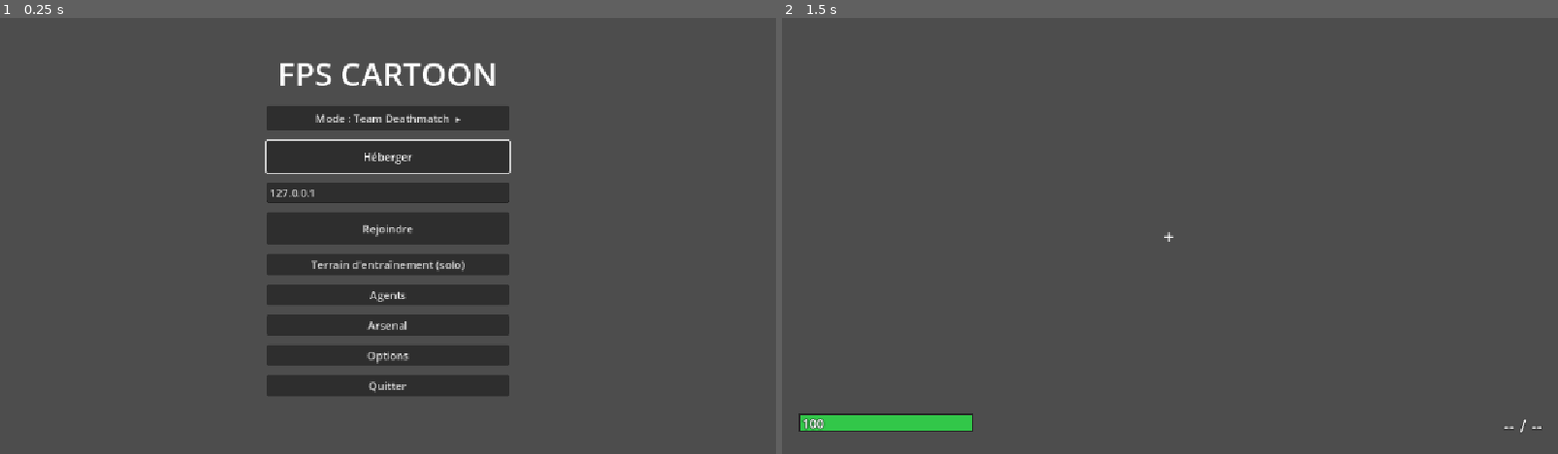
Above: before the commit, frames 1-2 (left to right).
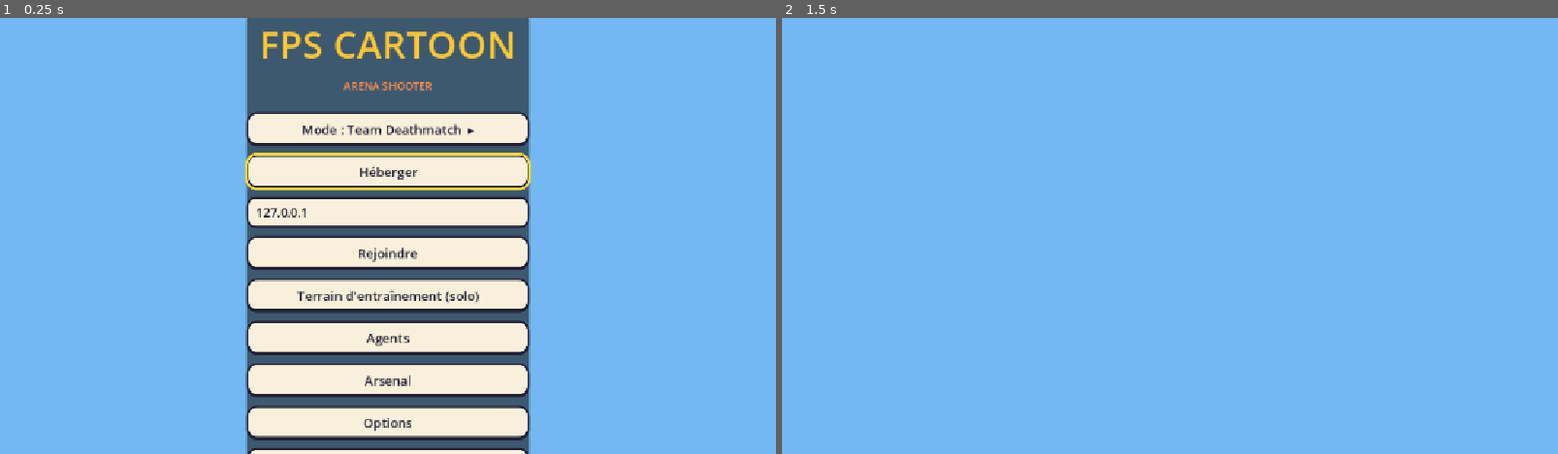
Above: after the commit, the same moments.

Repository: jules-crevoisier/fps
Game: Godot game, scene res://scenes/ui/main_menu.tscn
Same seed, same stepped clock (60 frames per second), same inputs: the game is played once before the commit and once after it.
Inputs (mouse positions are in pixels of both pictures, inside the frame that each line leads up to):
- Up to frame 1 (0.25 s): no input
- Up to frame 2 (1.5 s): click "Terrain d'entraînement (solo)" at 0.5 s; tap Enter at 1.25 s; move the mouse to (1340, 214) at 1.27 s; hold D (move_right) from 1.28 s (still down); tap C (ability_c) at 1.35 s; click (1340, 214) at 1.42 s

The runs differ from the first frame. In frame 1, 98% of the frame differs, in the area x 0-100%, y 0-100%; in frame 2, 100%.
Error after the commit: Trying to assign value of type 'Control' to a variable of type 'Label'. (res://scripts/ui/GameHUD.gd:39)

Commit message:
DA cartoon: theme UI BD + rendu toon (cel-shading + contours) + ciel/ambiance vifs

Diff:
--- a/project.godot
+++ b/project.godot
@@ -24,6 +24,10 @@
 window/stretch/mode="canvas_items"
 window/stretch/aspect="expand"
 
+[gui]
+
+theme/custom="res://resources/ui/ui_theme.tres"
+
 [input]
 
 ui_accept={
@@ -220,3 +224,4 @@
 [rendering]
 
 rendering_device/driver.windows="d3d12"
+environment/defaults/default_clear_color=Color(0.45, 0.72, 0.95, 1)
--- /dev/null
+++ b/resources/ui/ui_theme.tres
@@ -0,0 +1,158 @@
+[gd_resource type="Theme" load_steps=10 format=3]
+
+[sub_resource type="StyleBoxFlat" id="BtnNormal"]
+content_margin_left = 22.0
+content_margin_top = 12.0
+content_margin_right = 22.0
+content_margin_bottom = 12.0
+bg_color = Color(0.97, 0.94, 0.86, 1)
+border_width_left = 3
+border_width_top = 3
+border_width_right = 3
+border_width_bottom = 5
+border_color = Color(0.13, 0.12, 0.2, 1)
+corner_radius_top_left = 14
+corner_radius_top_right = 14
+corner_radius_bottom_right = 14
+corner_radius_bottom_left = 14
+
+[sub_resource type="StyleBoxFlat" id="BtnHover"]
+content_margin_left = 22.0
+content_margin_top = 12.0
+content_margin_right = 22.0
+content_margin_bottom = 12.0
+bg_color = Color(1.0, 0.62, 0.24, 1)
+border_width_left = 3
+border_width_top = 3
+border_width_right = 3
+border_width_bottom = 5
+border_color = Color(0.13, 0.12, 0.2, 1)
+corner_radius_top_left = 14
+corner_radius_top_right = 14
+corner_radius_bottom_right = 14
+corner_radius_bottom_left = 14
+
+[sub_resource type="StyleBoxFlat" id="BtnPressed"]
+content_margin_left = 22.0
+content_margin_top = 14.0
+content_margin_right = 22.0
+content_margin_bottom = 10.0
+bg_color = Color(0.91, 0.48, 0.16, 1)
+border_width_left = 3
+border_width_top = 5
+border_width_right = 3
+border_width_bottom = 3
+border_color = Color(0.13, 0.12, 0.2, 1)
+corner_radius_top_left = 14
+corner_radius_top_right = 14
+corner_radius_bottom_right = 14
+corner_radius_bottom_left = 14
+
+[sub_resource type="StyleBoxFlat" id="BtnDisabled"]
+content_margin_left = 22.0
+content_margin_top = 12.0
+content_margin_right = 22.0
+content_margin_bottom = 12.0
+bg_color = Color(0.6, 0.6, 0.64, 1)
+border_width_left = 3
+border_width_top = 3
+border_width_right = 3
+border_width_bottom = 5
+border_color = Color(0.25, 0.25, 0.3, 1)
+corner_radius_top_left = 14
+corner_radius_top_right = 14
+corner_radius_bottom_right = 14
+corner_radius_bottom_left = 14
+
+[sub_resource type="StyleBoxFlat" id="BtnFocus"]
+bg_color = Color(0, 0, 0, 0)
+border_width_left = 4
+border_width_top = 4
+border_width_right = 4
+border_width_bottom = 4
+border_color = Color(1.0, 0.85, 0.2, 1)
+corner_radius_top_left = 16
+corner_radius_top_right = 16
+corner_radius_bottom_right = 16
+corner_radius_bottom_left = 16
+expand_margin_left = 2.0
+expand_margin_top = 2.0
+expand_margin_right = 2.0
+expand_margin_bottom = 2.0
+
+[sub_resource type="StyleBoxFlat" id="Panel"]
+content_margin_left = 22.0
+content_margin_top = 22.0
+content_margin_right = 22.0
+content_margin_bottom = 22.0
+bg_color = Color(0.16, 0.18, 0.32, 0.98)
+border_width_left = 4
+border_width_top = 4
+border_width_right = 4
+border_width_bottom = 6
+border_color = Color(0.1, 0.1, 0.18, 1)
+corner_radius_top_left = 20
+corner_radius_top_right = 20
+corner_radius_bottom_right = 20
+corner_radius_bottom_left = 20
+
+[sub_resource type="StyleBoxFlat" id="LineNormal"]
+content_margin_left = 14.0
+content_margin_top = 10.0
+content_margin_right = 14.0
+content_margin_bottom = 10.0
+bg_color = Color(0.97, 0.94, 0.86, 1)
+border_width_left = 3
+border_width_top = 3
+border_width_right = 3
+border_width_bottom = 3
+border_color = Color(0.13, 0.12, 0.2, 1)
+corner_radius_top_left = 12
+corner_radius_top_right = 12
+corner_radius_bottom_right = 12
+corner_radius_bottom_left = 12
+
+[sub_resource type="StyleBoxFlat" id="LineFocus"]
+content_margin_left = 14.0
+content_margin_top = 10.0
+content_margin_right = 14.0
+content_margin_bottom = 10.0
+bg_color = Color(1, 1, 0.95, 1)
+border_width_left = 3
+border_width_top = 3
+border_width_right = 3
+border_width_bottom = 3
+border_color = Color(1.0, 0.62, 0.24, 1)
+corner_radius_top_left = 12
+corner_radius_top_right = 12
+corner_radius_bottom_right = 12
+corner_radius_bottom_left = 12
+
+[sub_resource type="StyleBoxFlat" id="SliderTrack"]
+bg_color = Color(0.1, 0.1, 0.18, 1)
+corner_radius_top_left = 5
+corner_radius_top_right = 5
+corner_radius_bottom_right = 5
+corner_radius_bottom_left = 5
+
+[resource]
+default_font_size = 18
+Button/colors/font_color = Color(0.13, 0.12, 0.2, 1)
+Button/colors/font_hover_color = Color(1, 1, 1, 1)
+Button/colors/font_pressed_color = Color(1, 1, 1, 1)
+Button/colors/font_disabled_color = Color(0.35, 0.35, 0.4, 1)
+Button/colors/font_focus_color = Color(0.13, 0.12, 0.2, 1)
+Button/font_sizes/font_size = 19
+Button/styles/normal = SubResource("BtnNormal")
+Button/styles/hover = SubResource("BtnHover")
+Button/styles/pressed = SubResource("BtnPressed")
+Button/styles/disabled = SubResource("BtnDisabled")
+Button/styles/focus = SubResource("BtnFocus")
+CheckButton/colors/font_color = Color(0.95, 0.95, 0.98, 1)
+CheckButton/font_sizes/font_size = 18
+LineEdit/colors/font_color = Color(0.13, 0.12, 0.2, 1)
+LineEdit/colors/font_placeholder_color = Color(0.45, 0.45, 0.5, 1)
+LineEdit/colors/caret_color = Color(1.0, 0.55, 0.2, 1)
+LineEdit/font_sizes/font_size = 18
+LineEdit/styles/normal = SubResource("LineNormal")
+Line
--- a/scenes/levels/arena_1v1.tscn
+++ b/scenes/levels/arena_1v1.tscn
@@ -8,9 +8,9 @@
 [ext_resource type="Script" path="res://scripts/ui/BuyMenu.gd" id="6_buy"]
 
 [sub_resource type="ProceduralSkyMaterial" id="Sky_1"]
-sky_top_color = Color(0.35, 0.45, 0.6, 1)
-sky_horizon_color = Color(0.7, 0.75, 0.8, 1)
-ground_horizon_color = Color(0.7, 0.75, 0.8, 1)
+sky_top_color = Color(0.25, 0.58, 0.98, 1)
+sky_horizon_color = Color(0.78, 0.91, 1.0, 1)
+ground_horizon_color = Color(0.78, 0.91, 1.0, 1)
 
 [sub_resource type="Sky" id="Sky_2"]
 sky_material = SubResource("Sky_1")
@@ -19,8 +19,8 @@
 background_mode = 2
 sky = SubResource("Sky_2")
 ambient_light_source = 3
-ambient_light_color = Color(0.7, 0.74, 0.8, 1)
-ambient_light_energy = 0.4
+ambient_light_color = Color(0.82, 0.86, 0.95, 1)
+ambient_light_energy = 0.6
 tonemap_mode = 2
 
 [node name="Arena1v1" type="Node3D"]
--- a/scenes/levels/comp_map.tscn
+++ b/scenes/levels/comp_map.tscn
@@ -21,9 +21,9 @@
 emission = Color(0.5, 0.4, 0.1, 1)
 
 [sub_resource type="ProceduralSkyMaterial" id="Sky_1"]
-sky_top_color = Color(0.32, 0.42, 0.58, 1)
-sky_horizon_color = Color(0.72, 0.76, 0.82, 1)
-ground_horizon_color = Color(0.72, 0.76, 0.82, 1)
+sky_top_color = Color(0.25, 0.58, 0.98, 1)
+sky_horizon_color = Color(0.78, 0.91, 1.0, 1)
+ground_horizon_color = Color(0.78, 0.91, 1.0, 1)
 
 [sub_resource type="Sky" id="Sky_2"]
 sky_material = SubResource("Sky_1")
@@ -32,8 +32,8 @@
 background_mode = 2
 sky = SubResource("Sky_2")
 ambient_light_source = 3
-ambient_light_color = Color(0.7, 0.74, 0.8, 1)
-ambient_light_energy = 0.4
+ambient_light_color = Color(0.82, 0.86, 0.95, 1)
+ambient_light_energy = 0.6
 tonemap_mode = 2
 
 [node name="CompMap" type="Node3D"]
--- a/scenes/levels/tdm_map.tscn
+++ b/scenes/levels/tdm_map.tscn
@@ -9,9 +9,9 @@
 [ext_resource type="Script" path="res://scripts/modes/TDMMode.gd" id="7_tdm"]
 
 [sub_resource type="ProceduralSkyMaterial" id="Sky_1"]
-sky_top_color = Color(0.3, 0.36, 0.5, 1)
-sky_horizon_color = Color(0.7, 0.74, 0.8, 1)
-ground_horizon_color = Color(0.7, 0.74, 0.8, 1)
+sky_top_color = Color(0.25, 0.58, 0.98, 1)
+sky_horizon_color = Color(0.78, 0.91, 1.0, 1)
+ground_horizon_color = Color(0.78, 0.91, 1.0, 1)
 
 [sub_resource type="Sky" id="Sky_2"]
 sky_material = SubResource("Sky_1")
@@ -20,8 +20,8 @@
 background_mode = 2
 sky = SubResource("Sky_2")
 ambient_light_source = 3
-ambient_light_color = Color(0.7, 0.74, 0.8, 1)
-ambient_light_energy = 0.4
+ambient_light_color = Color(0.82, 0.86, 0.95, 1)
+ambient_light_energy = 0.6
 tonemap_mode = 2
 
 [node name="TdmMap" type="Node3D"]
--- a/scenes/levels/test_arena.tscn
+++ b/scenes/levels/test_arena.tscn
@@ -10,10 +10,10 @@
 [ext_resource type="Script" path="res://scripts/world/TrainingDummy.gd" id="8_dummy"]
 
 [sub_resource type="ProceduralSkyMaterial" id="Sky_1"]
-sky_top_color = Color(0.38, 0.6, 0.86, 1)
-sky_horizon_color = Color(0.78, 0.86, 0.93, 1)
-ground_horizon_color = Color(0.78, 0.86, 0.93, 1)
-ground_bottom_color = Color(0.62, 0.66, 0.7, 1)
+sky_top_color = Color(0.25, 0.58, 0.98, 1)
+sky_horizon_color = Color(0.78, 0.91, 1.0, 1)
+ground_horizon_color = Color(0.78, 0.91, 1.0, 1)
+ground_bottom_color = Color(0.66, 0.74, 0.62, 1)
 
 [sub_resource type="Sky" id="Sky_2"]
 sky_material = SubResource("Sky_1")
@@ -22,10 +22,10 @@
 background_mode = 2
 sky = SubResource("Sky_2")
 ambient_light_source = 3
-ambient_light_color = Color(0.7, 0.75, 0.82, 1)
-ambient_light_energy = 0.35
+ambient_light_color = Color(0.82, 0.86, 0.95, 1)
+ambient_light_energy = 0.6
 tonemap_mode = 2
-ssao_enabled = true
+ssao_enabled = false
 
 [node name="TestArena" type="Node3D"]
 script = ExtResource("1_world")
--- /dev/null
+++ b/scripts/core/Cartoon.gd
@@ -0,0 +1,28 @@
+## Cartoon.gd
+## Direction artistique cartoon : matériaux TOON (cel-shading) + contour noir
+## (technique "inverted hull" : une coque arrière agrandie en noir via next_pass).
+## Utilisé par les builders de map et les joueurs pour un look BD cohérent.
+class_name Cartoon
+extends RefCounted
+
+## Matériau de contour : coque arrière (cull front) agrandie, noir, non éclairé.
+static func outline_mat(width: float = 0.04) -> StandardMaterial3D:
+	var o := StandardMaterial3D.new()
+	o.shading_mode = BaseMaterial3D.SHADING_MODE_UNSHADED
+	o.albedo_color = Color(0.05, 0.05, 0.08)
+	o.cull_mode = BaseMaterial3D.CULL_FRONT
+	o.grow = true
+	o.grow_amount = width
+	return o
+
+## Matériau cartoon : diffus TOON (lumière en paliers) + contour.
+static func mat(color: Color, outline: float = 0.04) -> StandardMaterial3D:
+	var m := StandardMaterial3D.new()
+	m.albedo_color = color
+	m.roughness = 1.0
+	m.metallic = 0.0
+	m.diffuse_mode = BaseMaterial3D.DIFFUSE_TOON
+	m.specular_mode = BaseMaterial3D.SPECULAR_DISABLED
+	if outline > 0.0:
+		m.next_pass = outline_mat(outline)
+	return m
--- a/scripts/levels/ArenaBuilder.gd
+++ b/scripts/levels/ArenaBuilder.gd
@@ -32,10 +32,7 @@
 # ------------------------------------------------------------------ HELPERS
 func _mat(color: Color) -> StandardMaterial3D:
 	if not _mats.has(color):
-		var m := StandardMaterial3D.new()
-		m.albedo_color = color
-		m.roughness = 0.95
-		_mats[color] = m
+		_mats[color] = Cartoon.mat(color)
 	return _mats[color]
 
 func _piece(xform: Transform3D, size: Vector3, color: Color, nm: String) -> StaticBody3D:
--- a/scripts/levels/CompMapBuilder.gd
+++ b/scripts/levels/CompMapBuilder.gd
@@ -21,11 +21,14 @@
 func _mat(color: Color, transp := false) -> StandardMaterial3D:
 	var key := str(color) + str(transp)
 	if not _mats.has(key):
-		var m := StandardMaterial3D.new()
-		m.albedo_color = color
-		m.roughness = 0.95
+		var m: StandardMaterial3D
 		if transp:
+			m = StandardMaterial3D.new()
+			m.albedo_color = color
+			m.roughness = 0.95
 			m.transparency = BaseMaterial3D.TRANSPARENCY_ALPHA
+		else:
+			m = Cartoon.mat(color)
 		_mats[key] = m
 	return _mats[key]
 
--- a/scripts/levels/GulagBuilder.gd
+++ b/scripts/levels/GulagBuilder.gd
@@ -25,11 +25,14 @@
 func _mat(color: Color, transparent := false) -> StandardMaterial3D:
 	var key := str(color) + str(transparent)
 	if not _mats.has(key):
-		var m := StandardMaterial3D.new()
-		m.albedo_color = color
-		m.roughness = 0.95
+		var m: StandardMaterial3D
 		if transparent:
+			m = StandardMaterial3D.new()
+			m.albedo_color = color
+			m.roughness = 0.95
 			m.transparency = BaseMaterial3D.TRANSPARENCY_ALPHA
+		else:
+			m = Cartoon.mat(color)
 		_mats[key] = m
 	return _mats[key]
 
--- a/scripts/player/PlayerController.gd
+++ b/scripts/player/PlayerController.gd
@@ -88,6 +88,11 @@
 	floor_max_angle = deg_to_rad(52)
 
 	state_machine.setup(self)
+
+	# Look cartoon : capsule en cel-shading + contour noir.
+	var mesh := get_node_or_null("Mesh")
+	if mesh:
+		mesh.material_override = Cartoon.mat(Color(1.0, 0.58, 0.28))
 
 	# En multijoueur, seul le propriétaire pilote sa caméra + input.
 	var mine := is_multiplayer_authority()
--- a/scripts/ui/GameHUD.gd
+++ b/scripts/ui/GameHUD.gd
@@ -35,16 +35,17 @@
 	_build()
 
 func _build() -> void:
-	# Crosshair central.
-	_crosshair = Label.new()
-	_crosshair.text = "+"
-	_crosshair.add_theme_font_size_override("font_size", 28)
+	# Crosshair : 4 traits + point central (style FPS).
+	_crosshair = Control.new()
 	_crosshair.set_anchors_preset(Control.PRESET_CENTER)
-	_crosshair.horizontal_alignment = HORIZONTAL_ALIGNMENT_CENTER
-	_crosshair.vertical_alignment = VERTICAL_ALIGNMENT_CENTER
-	_crosshair.offset_left = -10
-	_crosshair.offset_top = -18
+	_crosshair.mouse_filter = Control.MOUSE_FILTER_IGNORE
 	add_child(_crosshair)
+	var col := Color(0.95, 1.0, 0.95, 0.9)
+	_cross_line(_crosshair, Rect2(-1, -11, 2, 7), col)   # haut
+	_cross_line(_crosshair, Rect2(-1, 4, 2, 7), col)     # bas
+	_cross_line(_crosshair, Rect2(-11, -1, 7, 2), col)   # gauche
+	_cross_line(_crosshair, Rect2(4, -1, 7, 2), col)     # droite
+	_cross_line(_crosshair, Rect2(-1, -1, 2, 2), col)    # point central
 
 	# Barre de vie (bas-gauche).
 	var hp_bg := ColorRect.new()
@@ -199,6 +200,25 @@
 	vbar.offset_left = -1; vbar.offset_right = 1; vbar.offset_top = -120; vbar.offset_bottom = 120
 	_scope_reticle.add_child(vbar)
 	add_child(_scope_reticle)
+
+func _cross_line(parent: Control, r: Rect2, c: Color) -> void:
+	# Contour noir fin pour la lisibilité.
+	var outline := ColorRect.new()
+	outline.color = Color(0, 0, 0, 0.55)
+	outline.offset_left = r.position.x - 1
+	outline.offset_top = r.position.y - 1
+	outline.offset_right = r.position.x + r.size.x + 1
+	outline.offset_bottom = r.position.y + r.size.y + 1
+	outline.mouse_filter = Control.MOUSE_FILTER_IGNORE
+	parent.add_child(outline)
+	var rect := ColorRect.new()
+	rect.color = c
+	rect.offset_left = r.position.x
+	rect.offset_top = r.position.y
+	rect.offset_right = r.position.x + r.size.x
+	rect.offset_bottom = r.position.y + r.size.y
+	rect.mouse_filter = Control.MOUSE_FILTER_IGNORE
+	parent.add_child(rect)
 
 func _build_scoreboard() -> void:
 	_scoreboard = ColorRect.new()
--- a/scripts/ui/MainMenu.gd
+++ b/scripts/ui/MainMenu.gd
@@ -39,16 +39,31 @@
 	add_child(center)
 	_menu_box = center
 
+	# Panneau stylé (thème global).
+	var panel := PanelContainer.new()
+	panel.custom_minimum_size = Vector2(420, 0)
+	center.add_child(panel)
+
 	var box := VBoxContainer.new()
-	box.add_theme_constant_override("separation", 14)
-	box.custom_minimum_size = Vector2(360, 0)
-	center.add_child(box)
+	box.add_theme_constant_override("separation", 12)
+	panel.add_child(box)
 
 	var title := Label.new()
 	title.text = "FPS CARTOON"
-	title.add_theme_font_size_override("font_size", 48)
+	title.add_theme_font_size_override("font_size", 56)
+	title.add_theme_color_override("font_color", Color(1.0, 0.78, 0.2))
 	title.horizontal_alignment = HORIZONTAL_ALIGNMENT_CENTER
 	box.add_child(title)
+
+	var subtitle := Label.new()
+	subtitle.text = "ARENA SHOOTER"
+	subtitle.add_theme_font_size_override("font_size", 16)
+	subtitle.add_theme_color_override("font_color", Color(1.0, 0.55, 0.3))
+	subtitle.horizontal_alignment = HORIZONTAL_ALIGNMENT_CENTER
+	box.add_child(subtitle)
+
+	var sep := HSeparator.new()
+	box.add_child(sep)
 
 	_mode_btn = Button.new()
 	_mode_btn.custom_minimum_size = Vector2(0, 38)
--- a/scripts/world/TrainingDummy.gd
+++ b/scripts/world/TrainingDummy.gd
@@ -27,9 +27,7 @@
 	cm.radius = 0.4
 	mesh.mesh = cm
 	mesh.position.y = 0.9
-	var mat := StandardMaterial3D.new()
-	mat.albedo_color = Color(0.85, 0.3, 0.3)
-	mesh.material_override = mat
+	mesh.material_override = Cartoon.mat(Color(0.95, 0.32, 0.32))
 	add_child(mesh)
 
 	# Vie (serveur-autoritaire) — sans régénération pour voir les dégâts cumulés.
--- a/scripts/world/WorldWeapon.gd
+++ b/scripts/world/WorldWeapon.gd
@@ -37,10 +37,9 @@
 	bm.size = Vector3(0.7, 0.16, 0.16)
 	mesh.mesh = bm
 	mesh.position.y = 0.15
-	var mat := StandardMaterial3D.new()
-	mat.albedo_color = Color(0.85, 0.7, 0.25)
+	var mat := Cartoon.mat(Color(1.0, 0.82, 0.3))
 	mat.emission_enabled = true
-	mat.emission = Color(0.5, 0.4, 0.1)
+	mat.emission = Color(0.6, 0.45, 0.12)
 	mesh.material_override = mat
 	add_child(mesh)
 
Not shown, added: scripts/core/Cartoon.gd.uid
